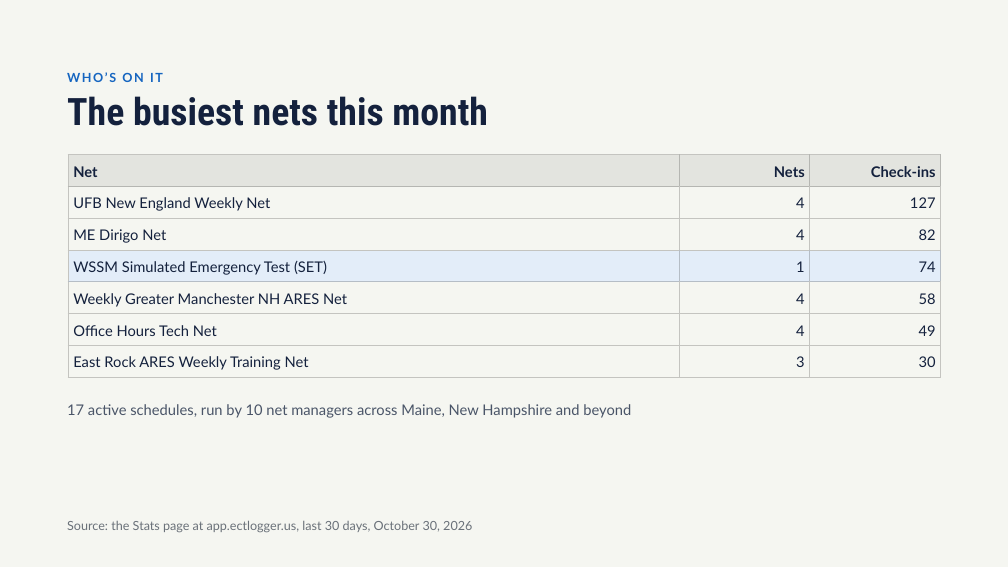
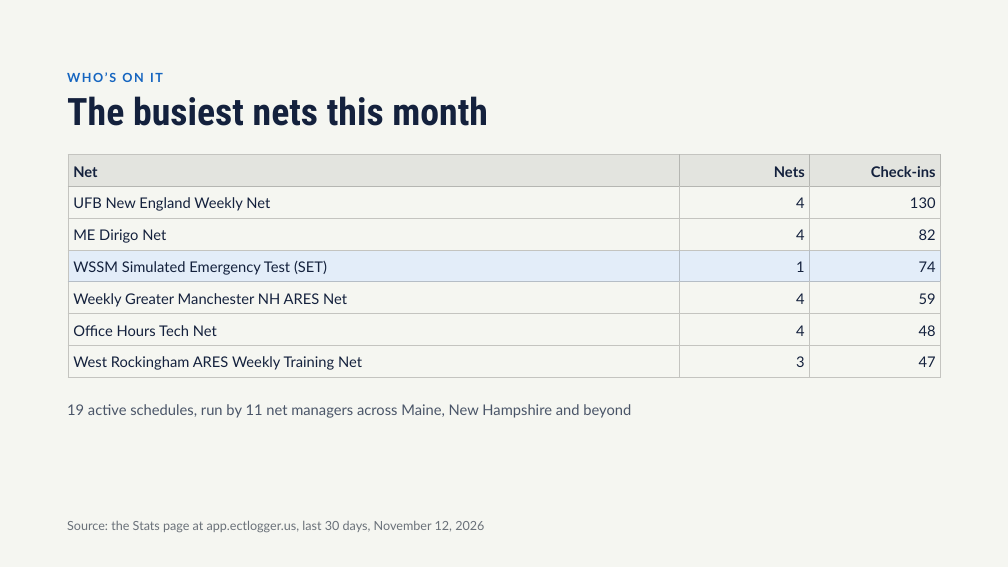
Before and after one commit to bradbrownjr/ectlogger, a slide deck: slide 5 of docs/training/decks/wssm-2026-11-12/ECTLogger_WSSM_Presentation.pptx. Drawn at 1008x567 pixels with LibreOffice and Linux fonts; fonts in the diff are those of the drawing. Boxes give left, top, right and bottom in pixels: in the first picture for what was removed or moved away, otherwise in the second. Text is boxed around its words. In the diff, an @@ line names an element or a change of style, - is before the commit and + after.

```diff
--- a/docs/training/decks/wssm-2026-11-12/ECTLogger_WSSM_Presentation.pptx
+++ b/docs/training/decks/wssm-2026-11-12/ECTLogger_WSSM_Presentation.pptx
@@ table at [68,155,941,378] @@
-row 2, column 3: 127
+row 2, column 3: 130
-row 5, column 3: 58
+row 5, column 3: 59
-row 6, column 3: 49
+row 6, column 3: 48
-row 7, column 1: East Rock ARES Weekly Training Net
+row 7, column 1: West Rockingham ARES Weekly Training Net
-row 7, column 3: 30
+row 7, column 3: 47
@@ text at [67,404,631,418]: text changed @@
-17 active schedules, run by 10 net managers across Maine, New Hampshire and beyond
+19 active schedules, run by 11 net managers across Maine, New Hampshire and beyond
@@ text at [67,521,484,532]: text changed @@
-Source: the Stats page at app.ectlogger.us, last 30 days, October 30, 2026
+Source: the Stats page at app.ectlogger.us, last 30 days, November 12, 2026
```
Also in this commit, not shown: 6 other slides changed, 4 slides added, 18 other files.
